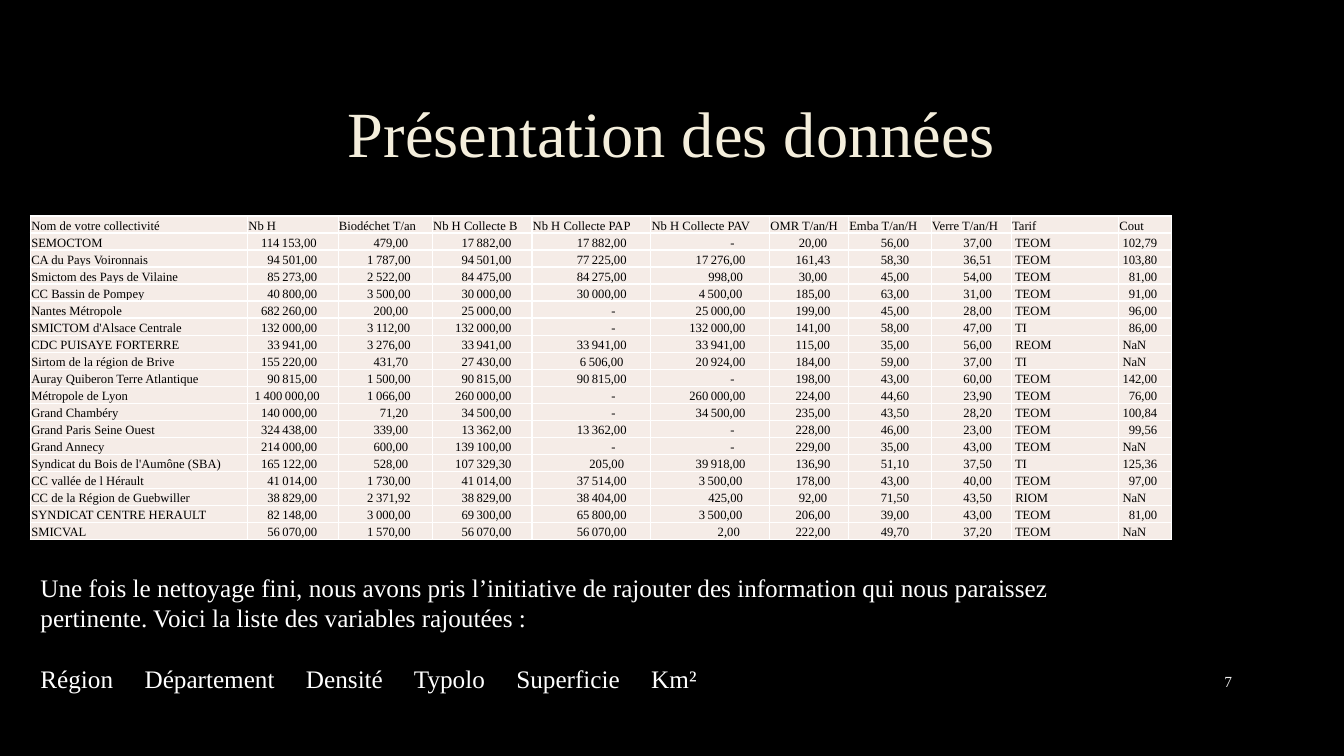
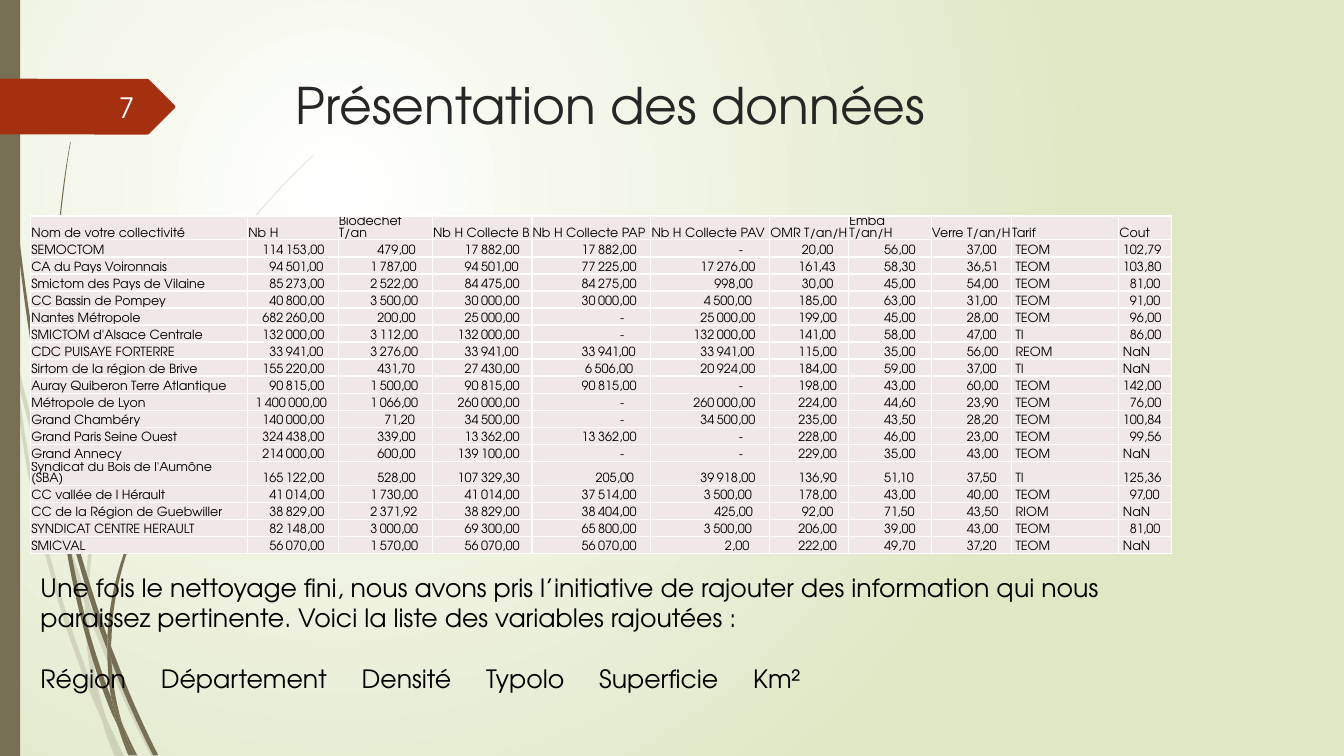
Before and after one commit to Grismonde/Maraton-du-web, a slide deck: slide 7 of Groupe 5.pptx. Drawn at 1344x756 pixels with LibreOffice and Linux fonts; fonts in the diff are those of the drawing; background and template pictures are left out. Boxes give left, top, right and bottom in pixels: in the first picture for what was removed or moved away, otherwise in the second. Text is boxed around its words. In the diff, an @@ line names an element or a change of style, - is before the commit and + after.

```diff
--- a/Groupe 5.pptx
+++ b/Groupe 5.pptx
@@ background picture (left out) to gradient #FFFFFF to #DFE8C4 @@
@@ rectangle added at <box>0,0,20,756</box>, fill #766F54 @@
@@ freeform shape added at <box>0,79,175,134</box>, fill #A53010 @@
@@ page number: place and size @@
-page number at <box>1224,677,1232,687</box>
+page number at <box>119,97,135,118</box>
@@ page number at <box>119,97,135,118</box>: size 11 to 20 pt, font Times New Roman to TeX Gyre Adventor, text colour #F2F2F2 to #FEFFFF @@
@@ title "Présentation des données": place and size @@
-title "Présentation des données" at <box>348,112,995,158</box>
+title "Présentation des données" at <box>296,85,925,125</box>
@@ title "Présentation des données" at <box>296,85,925,125</box>: size 46 to 36 pt, font Times New Roman to TeX Gyre Adventor, text colour #F4EEDC to #262626, letter outline #404040 0.75 pt to none; alignment centre to left; line spacing 0.9 to 1; vertical alignment middle to top @@
@@ table at <box>30,216,1173,568</box> @@
@@ fill #F6EDE7 to #F0E8E7 in 209 cells @@
@@ font Times New Roman to TeX Gyre Adventor @@
@@ text "Une fois le nettoyage fini, ..." at <box>40,571,1098,700</box>: font Times New Roman to TeX Gyre Adventor, text colour #FFFFFF to #000000 @@
@@ group added at <box>0,154,315,756</box>: 10 freeform shapes @@
@@ group added at <box>3,0,262,756</box>: 12 freeform shapes @@
```
Also in this commit, not shown: 16 other slides changed, 1 slide added, 1 slide removed.
